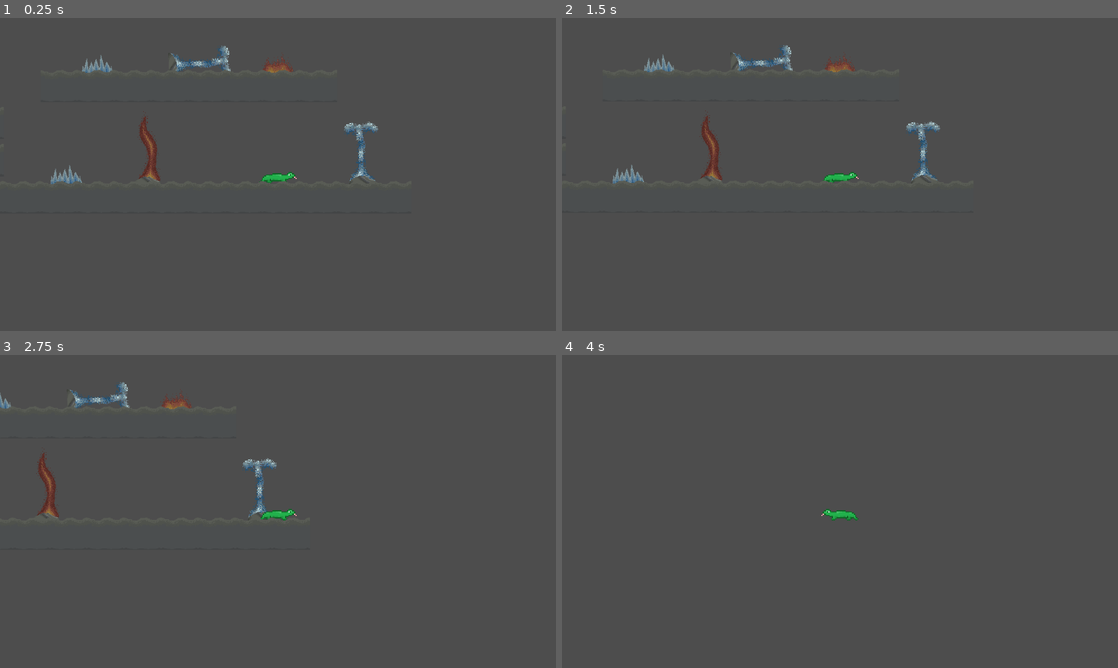
Above: before the commit, frames 1-4 (two rows, left to right).
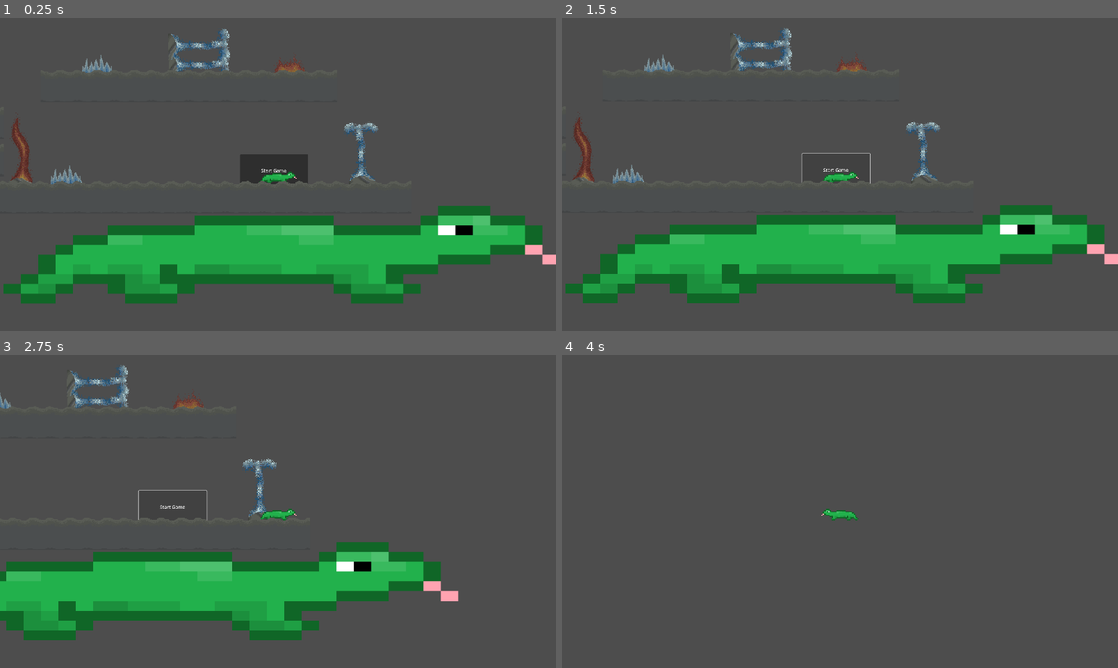
Above: after the commit, the same moments.

Repository: Logan-Voigt/The-Lost-Lizard
Game: Godot game, scene res://src/globals/main.tscn
The game is run twice, just before and just after one commit, with the same random seed, the same clock (stepped at 60 frames per second) and the same inputs.
Inputs (mouse positions are in pixels of both pictures, inside the frame that each line leads up to):
- Up to frame 1 (0.25 s): no input
- Up to frame 2 (1.5 s): click (834, 171) at 0.5 s, where only the run after the commit has a clickable "Start Game"; click (834, 171) at 1.25 s, where only the run after the commit has a clickable "Start Game"
- Up to frame 3 (2.75 s): tap Enter at 2 s; hold D (move_right) from 2.03 s (still down); tap Space (move_jump) at 2.27 s
- Up to frame 4 (4 s): tap Space (move_jump) at 3.02 s; release D (move_right) at 3.53 s; hold A (move_left) from 3.53 s (still down)

The runs differ from the first frame. In frame 1, 21% of the frame differs, in the area x 0-100%, y 3-92%; in frame 2, 20%; in frame 3, 18%; in frame 4, less than 0.1%.

Commit message:
making title screen

Diff:
--- a/project.godot
+++ b/project.godot
@@ -52,5 +52,6 @@
 
 [rendering]
 
+textures/canvas_textures/default_texture_filter=0
 renderer/rendering_method="gl_compatibility"
 renderer/rendering_method.mobile="gl_compatibility"
--- /dev/null
+++ b/resources/obstacles/strong_icy_vent.tres
@@ -0,0 +1,16 @@
+[gd_resource type="Resource" script_class="ObstacleData" load_steps=2 format=3 uid="uid://blovqxox423bg"]
+
+[ext_resource type="Script" uid="uid://bok5uxyimsk0t" path="res://resources/obstacle_data.gd" id="1_lpl3m"]
+
+[resource]
+script = ExtResource("1_lpl3m")
+damage_type = 2
+instant_death = false
+kill_no_matter = false
+death_timer_limit = 0.0
+pushing_power = 600
+destroyed_by_type = 4
+matching_effect = 2
+differing_effect = 0
+always_effect = 0
+metadata/_custom_type_script = "uid://bok5uxyimsk0t"
--- a/src/globals/event_bus.gd
+++ b/src/globals/event_bus.gd
@@ -2,3 +2,4 @@
 
 signal respawn_player
 signal type_changed
+signal start_game
--- a/src/globals/main.tscn
+++ b/src/globals/main.tscn
@@ -1,10 +1,13 @@
-[gd_scene load_steps=3 format=3 uid="uid://cs38ofxnoud3q"]
+[gd_scene load_steps=4 format=3 uid="uid://cs38ofxnoud3q"]
 
+[ext_resource type="PackedScene" uid="uid://o3b3mx0y2584" path="res://src/menus/title_screen.tscn" id="1_gtg6f"]
 [ext_resource type="PackedScene" uid="uid://fouj2uquchlx" path="res://src/level/level.tscn" id="1_x2vsu"]
 [ext_resource type="PackedScene" uid="uid://csutreqqsgur" path="res://src/player/player.tscn" id="2_gtg6f"]
 
 [node name="Main" type="Node2D"]
 
+[node name="TitleScreen" parent="." instance=ExtResource("1_gtg6f")]
+
 [node name="Level" parent="." instance=ExtResource("1_x2vsu")]
 
 [node name="Player" parent="." instance=ExtResource("2_gtg6f")]
--- a/src/level/level.tscn
+++ b/src/level/level.tscn
@@ -1,9 +1,10 @@
-[gd_scene load_steps=8 format=4 uid="uid://fouj2uquchlx"]
+[gd_scene load_steps=9 format=4 uid="uid://fouj2uquchlx"]
 
 [ext_resource type="PackedScene" uid="uid://ghjyu24i2aqy" path="res://src/level/obstacles/fire_floor.tscn" id="1_5suky"]
 [ext_resource type="PackedScene" uid="uid://dl6titabhua5s" path="res://src/level/obstacles/icy_spikes.tscn" id="2_p6v4a"]
 [ext_resource type="PackedScene" uid="uid://bbjc1gbuh5l30" path="res://src/level/obstacles/fire_vent.tscn" id="3_p6v4a"]
 [ext_resource type="PackedScene" uid="uid://24ugimcm8yus" path="res://src/level/obstacles/icy_vent.tscn" id="4_w7y1s"]
+[ext_resource type="Resource" uid="uid://blovqxox423bg" path="res://resources/obstacles/strong_icy_vent.tres" id="5_w7y1s"]
 [ext_resource type="Texture2D" uid="uid://cbmlwwpftcefj" path="res://assets/environment/building_blocks/Cave_tile_tall_no_grass.png" id="10_k5trb"]
 
 [sub_resource type="TileSetAtlasSource" id="TileSetAtlasSource_w7y1s"]
@@ -20,7 +21,7 @@
 [node name="Level" type="Node2D"]
 
 [node name="FireFloor" parent="." instance=ExtResource("1_5suky")]
-position = Vector2(945, 283)
+position = Vector2(987, 283)
 
 [node name="IcySpikes" parent="." instance=ExtResource("2_p6v4a")]
 position = Vector2(320, 287)
@@ -29,15 +30,22 @@
 position = Vector2(212, 667)
 
 [node name="FireVent" parent="." instance=ExtResource("3_p6v4a")]
-position = Vector2(506, 669)
+position = Vector2(65, 674)
 
 [node name="IcyVent" parent="." instance=ExtResource("4_w7y1s")]
 position = Vector2(1249, 666)
 
 [node name="IcyVent2" parent="." instance=ExtResource("4_w7y1s")]
 position = Vector2(570, 270)
-rotation = 1.5322
+rotation = 1.57668
 scale = Vector2(1, 1)
+obstacle_data = ExtResource("5_w7y1s")
+
+[node name="IcyVent3" parent="." instance=ExtResource("4_w7y1s")]
+position = Vector2(568, 203)
+rotation = 1.57668
+scale = Vector2(1, 1)
+obstacle_data = ExtResource("5_w7y1s")
 
 [node name="TileMapLayer" type="TileMapLayer" parent="."]
 z_index = 2
--- /dev/null
+++ b/src/menus/title_screen.gd
@@ -0,0 +1,15 @@
+extends Node2D
+
+
+# Called when the node enters the scene tree for the first time.
+func _ready() -> void:
+	pass # Replace with function body.
+
+
+# Called every frame. 'delta' is the elapsed time since the previous frame.
+func _process(delta: float) -> void:
+	pass
+
+
+func _on_start_button_pressed() -> void:
+	GameState.change_state(GameState.PLAYING)
--- /dev/null
+++ b/src/menus/title_screen.tscn
@@ -0,0 +1,21 @@
+[gd_scene load_steps=3 format=3 uid="uid://o3b3mx0y2584"]
+
+[ext_resource type="Script" uid="uid://c6wevukb25fjy" path="res://src/menus/title_screen.gd" id="1_r6esh"]
+[ext_resource type="Texture2D" uid="uid://bpln7vkvxyb24" path="res://assets/player-sprite.png" id="2_hkxjn"]
+
+[node name="TitleScreen" type="Node2D"]
+script = ExtResource("1_r6esh")
+
+[node name="Sprite2D" type="Sprite2D" parent="."]
+position = Vector2(959.25, 539.75)
+scale = Vector2(7.50586, 4.21289)
+texture = ExtResource("2_hkxjn")
+
+[node name="StartButton" type="Button" parent="."]
+offset_left = 816.0
+offset_top = 564.0
+offset_right = 1051.0
+offset_bottom = 675.0
+text = "Start Game"
+
+[connection signal="pressed" from="StartButton" to="." method="_on_start_button_pressed"]
Not shown, added: src/menus/title_screen.gd.uid
